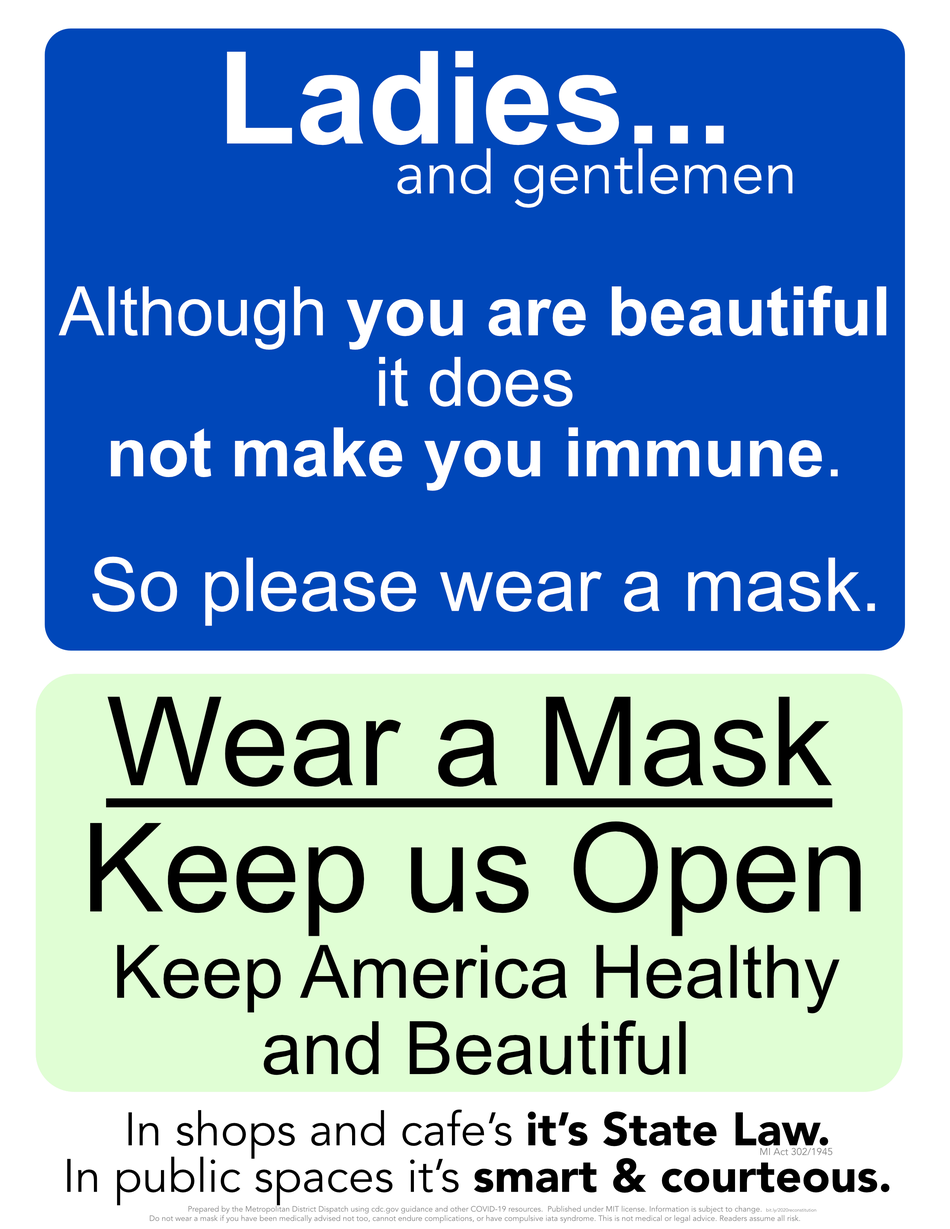
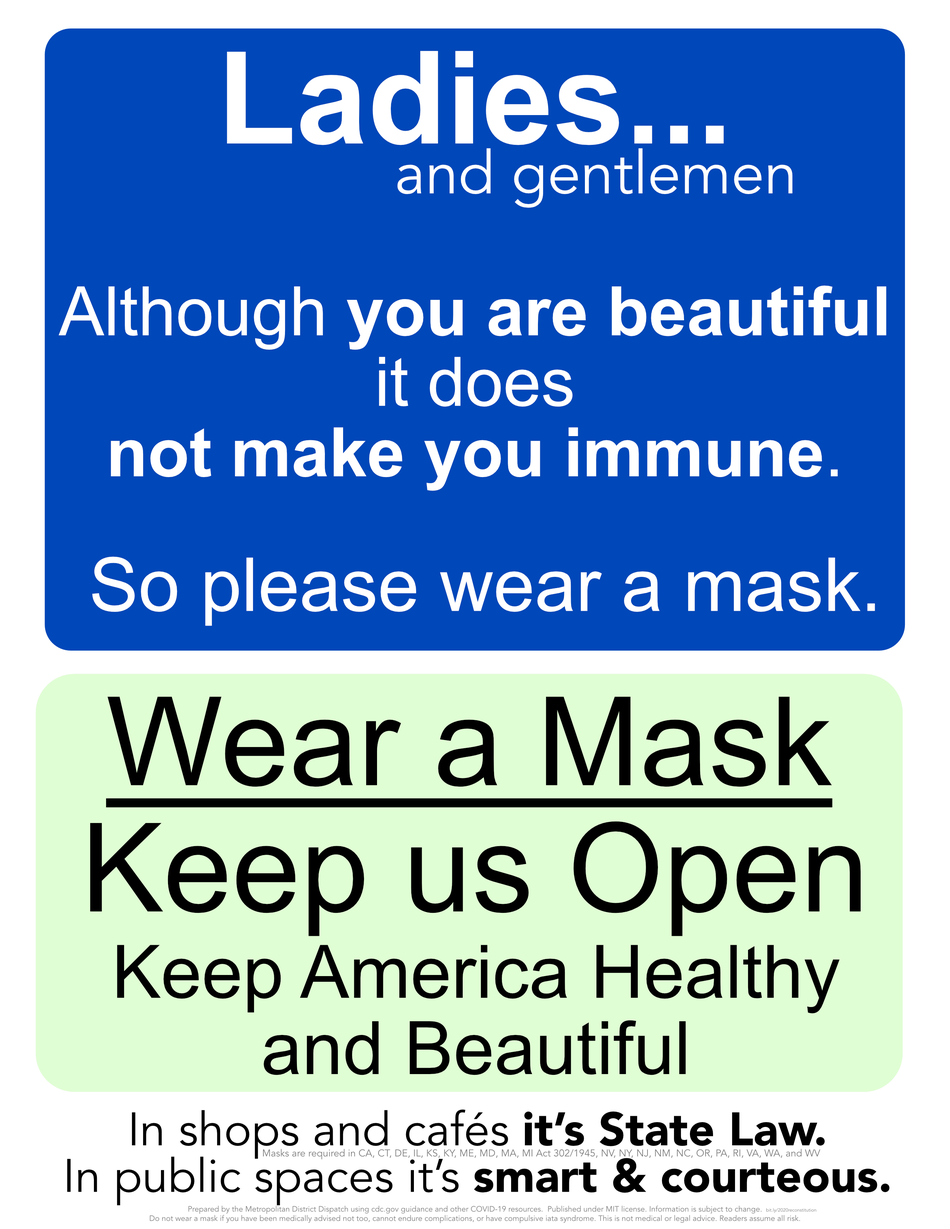
Layer changes from the first (950, 1229) image to the second:
painted on (unnamed layer) (7th of 16, in (unnamed layer)) over [262,1148,833,1160]
painted on (unnamed layer) (8th of 16, in (unnamed layer)) over [128,1109,829,1160]
